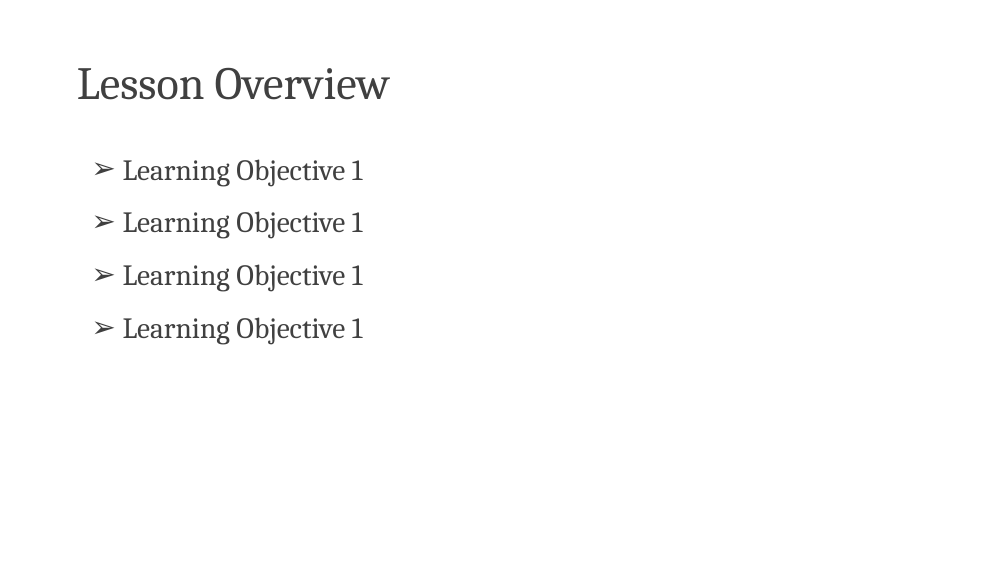
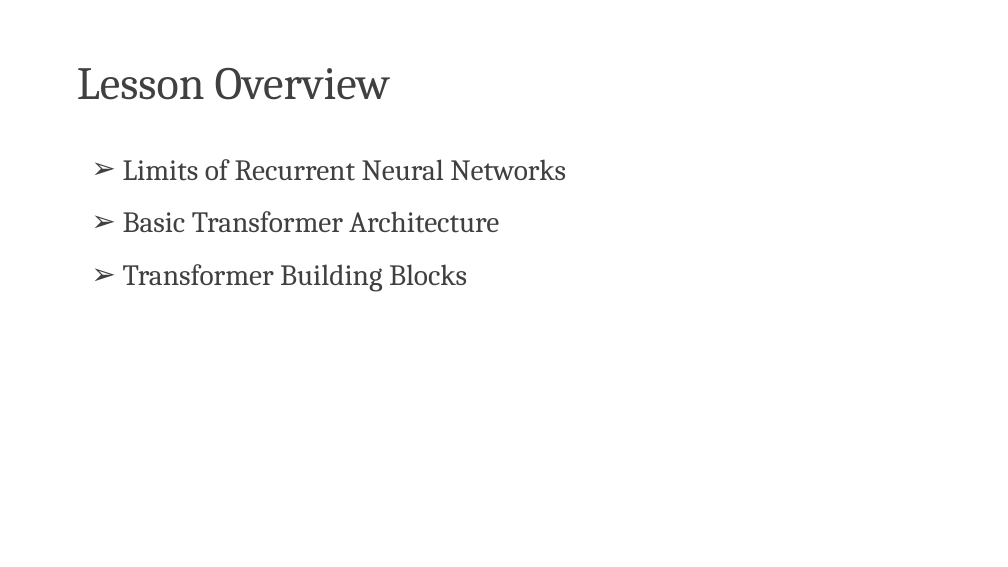
Before and after one commit to PracticumAI/transformers, a slide deck: slide 2 of presentations/01_transformers_intro.pptx. Drawn at 1008x567 pixels with LibreOffice and Linux fonts; fonts in the diff are those of the drawing. Boxes give left, top, right and bottom in pixels: in the first picture for what was removed or moved away, otherwise in the second. Text is boxed around its words. In the diff, an @@ line names an element or a change of style, - is before the commit and + after.

```diff
--- a/presentations/01_transformers_intro.pptx
+++ b/presentations/01_transformers_intro.pptx
@@ text at [123,159,566,181]: text changed @@
-➢ Learning Objective 1
+➢ Limits of Recurrent Neural Networks
@@ text at [123,211,499,233]: text changed @@
-➢ Learning Objective 1
+➢ Basic Transformer Architecture
@@ text at [123,264,467,292]: text changed @@
-➢ Learning Objective 1
+➢ Transformer Building Blocks
@@ text removed at [123,317,363,345] @@
-➢ Learning Objective 1
```
Also in this commit, not shown: 4 other files.
